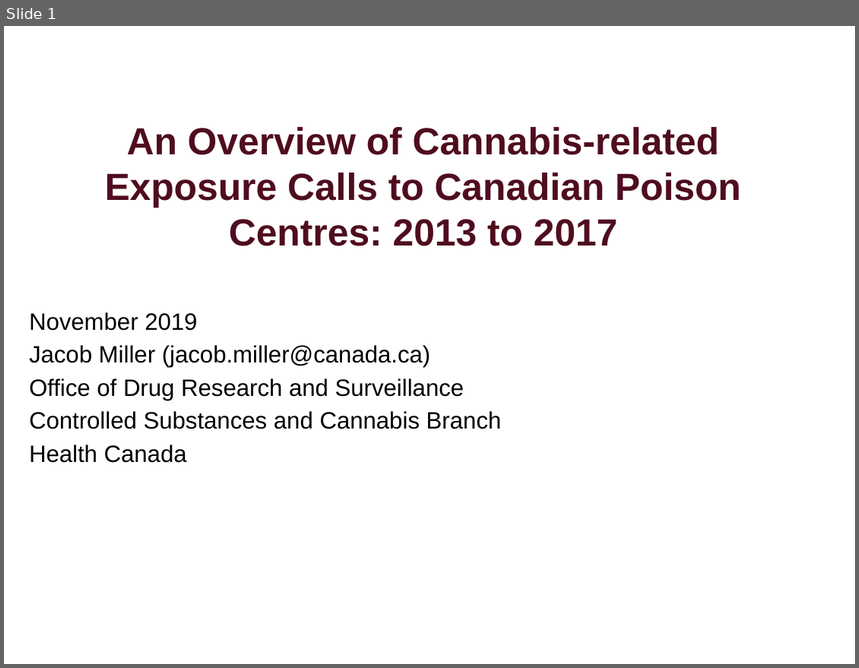
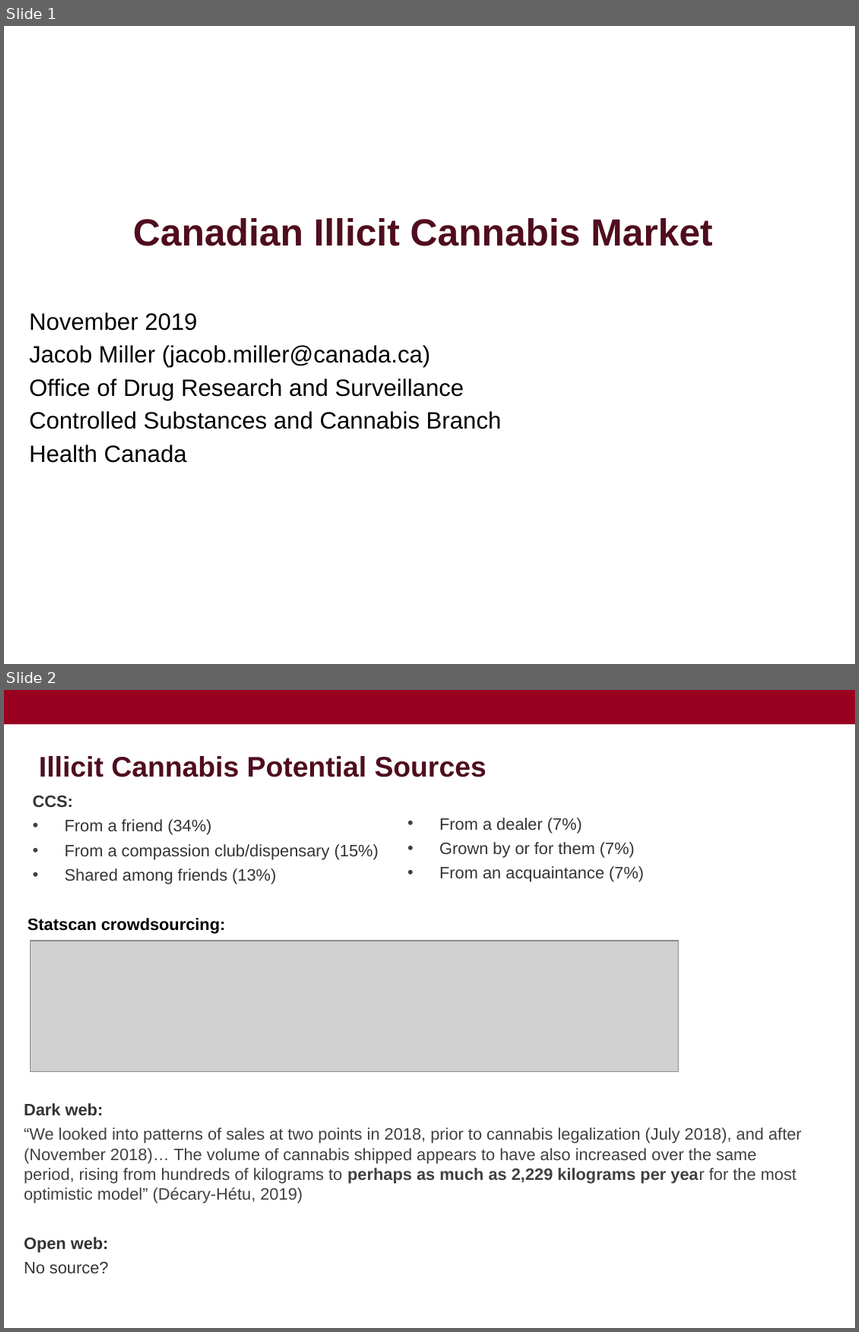
Before and after one commit to MelonFaceDOOM/cannabis_scraping, a slide deck: cannabis scraping.pptx. Shown one above the other, each under a label of ours: slide 1 before the commit, slides 1 and 2 after it. The pictures are 859x668 and 859x1332 pixels, drawn with LibreOffice and Linux fonts; fonts in the diff are those of the drawing; grey boxes stand for pictures; background and template pictures are left out. Boxes give left, top, right and bottom in pixels: in the first picture for what was removed or moved away, otherwise in the second. Text is boxed around its words. In the diff, an @@ line names an element or a change of style, - is before the commit and + after.

```diff
--- a/cannabis scraping.pptx
+++ b/cannabis scraping.pptx
@@ slide 2 added at [4,690,855,1328], background picture (left out) @@
@@ rectangle added at [4,690,855,724], fill #99001F @@
@@ title added at [39,756,487,777], 24 pt, text #4F0D1E, bold @@
+Illicit Cannabis Potential Sources
@@ text added at [33,796,379,885], 14 pt, text #333333 @@
+CCS:
+• From a friend (34%)
+• From a compassion club/dispensary (15%)
+• Shared among friends (13%)
@@ text added at [439,818,644,882], 14 pt, text #333333 @@
+• From a dealer (7%)
+• Grown by or for them (7%)
+• From an acquaintance (7%)
@@ text added at [28,918,225,934], 14 pt, text #000000, bold @@
+Statscan crowdsourcing:
@@ picture added at [31,941,679,1072] @@
@@ text added at [24,1103,802,1274], 14 pt, text #404040 @@
+Dark web:
+“We looked into patterns of sales at two points in 2018, prior to cannabis legalization (July 2018), and after (November 2018)… The volume of cannabis shipped appears to have also increased over the same period, rising from hundreds of kilograms to perhaps as much as 2,229 kilograms per year for the most optimistic model” (Décary-Hétu, 2019)
+Open web:
+No source?
@@ page number added at [512,1169,553,1183], 11 pt, text #FFFFFF @@
+2
@@ slide 1 changed as well @@
@@ title at [133,218,712,246]: text changed @@
-An Overview of Cannabis-related Exposure Calls to Canadian Poison Centres: 2013 to 2017
+Canadian Illicit Cannabis Market
```
Also in this commit, not shown: 6 other slides added, 1 slide removed, 50 other files.
